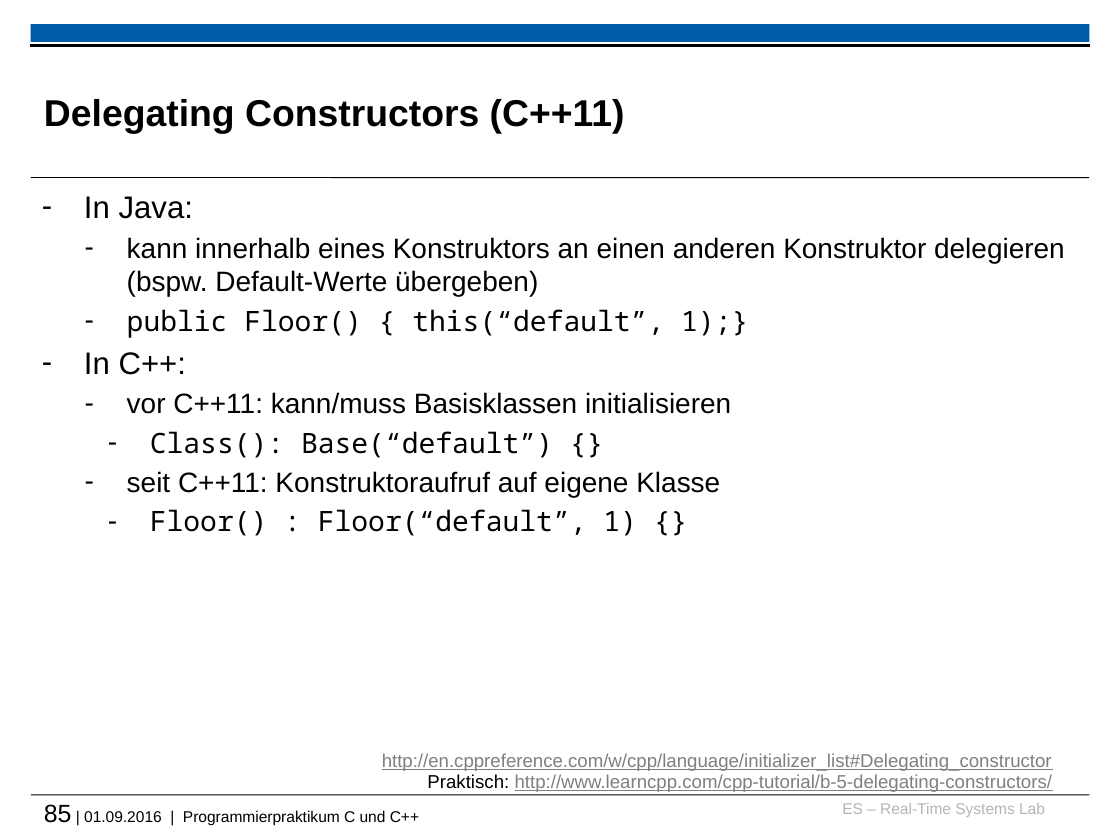
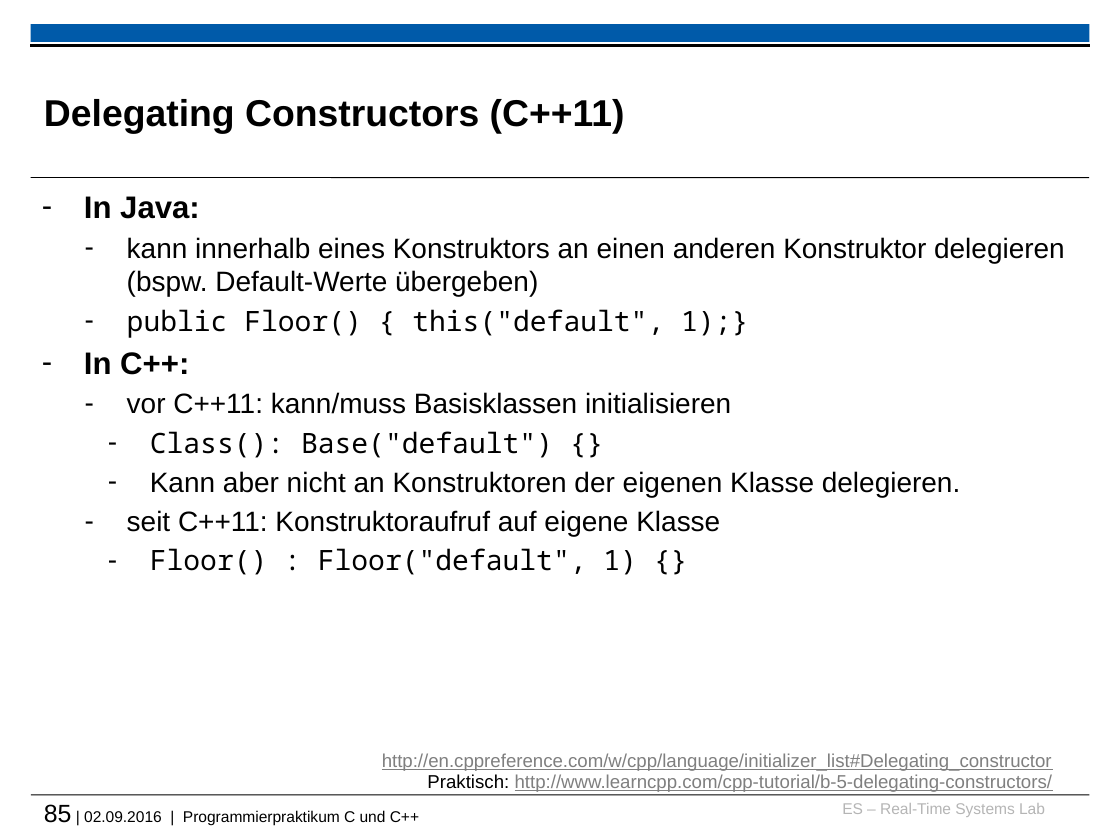
Before and after one commit to h82k/tud-cppp, a slide deck: slide 85 of cppp_lecture.pptx. Drawn at 1120x840 pixels with LibreOffice and Linux fonts; fonts in the diff are those of the drawing; background and template pictures are left out. Boxes give left, top, right and bottom in pixels: in the first picture for what was removed or moved away, otherwise in the second. Text is boxed around its words. In the diff, an @@ line names an element or a change of style, - is before the commit and + after.

```diff
--- a/cppp_lecture.pptx
+++ b/cppp_lecture.pptx
@@ text at box(84, 196, 200, 375): bold on in "In Java:", "In C++:" @@
@@ text at box(150, 431, 960, 497): text changed; font Noto Sans Mono to Arial @@
-    – Class(): Base(“default”) {}
+    – Class(): Base("default") {}
+    – Kann aber nicht an Konstruktoren der eigenen Klasse delegieren.
@@ text at box(150, 548, 637, 575): text changed @@
-    – Floor() : Floor(“default”, 1) {}
+    – Floor() : Floor("default", 1) {}
@@ text at box(44, 804, 419, 825): text changed @@
-85 | 01.09.2016 | Programmierpraktikum C und C++
+85 | 02.09.2016 | Programmierpraktikum C und C++
```
Also in this commit, not shown: 68 other slides changed, 2 slides added, 2 other files.
